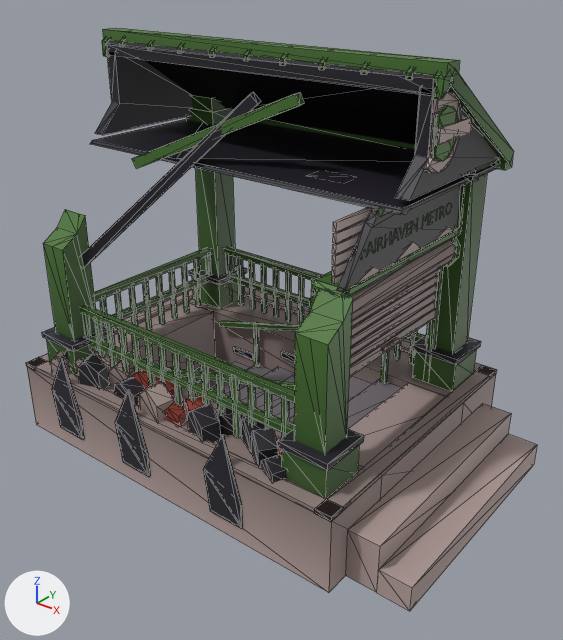
One commit to the glTF model assets/bld.metro-entrance/model.w5.lod1.glb: the scene before it, then after it.
Camera for both pictures: a camera (50 mm lens) standing at (7.55, -8.83, 7.76) and looking at (0.73, -0.31, 2.47). Every picture has the same lights, and +X, +Y and +Z are marked at lower left. The picture after the commit comes second. Mesh edges are drawn as thin lines. Where no turn or scale is listed for an object, it has been applied to the vertices. Vertices at exactly the same position are counted once.

In view in the first picture: 'body_pal_brick', 'body_pal_foliageDark.121', 'body_pal_pantsLight', 'body_pal_sidewalk', 'body_pal_uiDark.005', 'shutter_pal_sidewalk'.
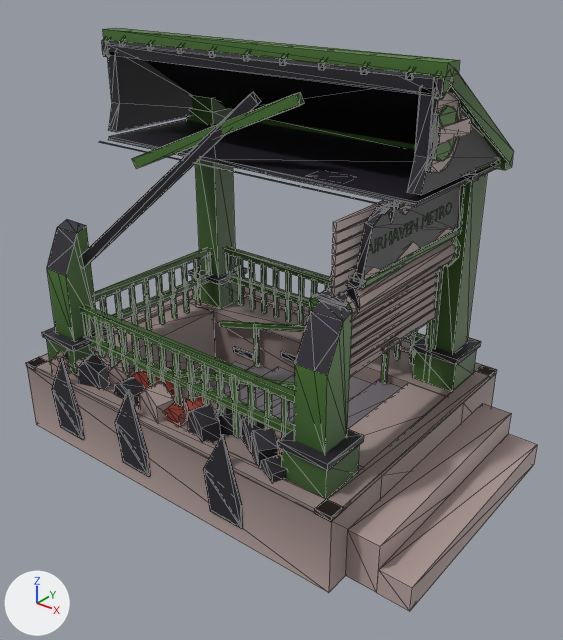
Location of each change, (x1, y1, x2, y2) in pixels of the pictures (563 x 640 px; the box of a moved part takes in the faces that stretch with it):
```json
{"object": "body_pal_foliageDark.121", "change": "reshaped", "before": [43, 28, 514, 499], "after": [46, 28, 514, 499]}
{"part": 1, "of": "me_body_pal_foliagedark_121", "change": "moved or reshaped", "before": [294, 207, 461, 454], "after": [294, 204, 461, 454]}
{"part": 2, "of": "me_body_pal_foliagedark_121", "change": "moved or reshaped", "before": [43, 209, 96, 340], "after": [47, 226, 96, 340]}
{"part": 3, "of": "me_body_pal_foliagedark_121", "change": "edited", "before": [66, 42, 513, 499], "after": [66, 42, 513, 499], "on screen": "looks the same"}
{"part": 4, "of": "me_body_pal_sidewalk", "change": "cut back", "before": [351, 156, 453, 301], "after": [346, 156, 455, 320]}
{"part": 5, "of": "me_body_pal_uidark_005", "change": "cut back", "before": [90, 102, 499, 293], "after": [100, 41, 499, 376]}
{"part": 6, "of": "me_body_pal_uidark_005", "change": "added", "after": [47, 220, 86, 275]}
```

Edits to the scene script, one JSON object a line:
```json
{"block": "me_body_pal_foliagedark_121", "where": "# used by ob_body_pal_foliagedark_121; location = (0.0, 0.0, 0.0)"}
{"op": "remove", "block": "me_body_pal_foliagedark_121", "code": "me_body_pal_foliagedark_121.from_pydata(...)  # 1128 vertices, 1645 faces; spans x -3.1..3.1, y -2.12..2.28, z 0.44..6.48"}
{"op": "add", "block": "me_body_pal_foliagedark_121", "code": "me_body_pal_foliagedark_121.from_pydata(...)  # 1118 vertices, 1510 faces; spans x -3.1..3.1, y -2.12..2.28, z 0.44..6.48"}
{"block": "me_body_pal_foliagedark_121", "change": "me_body_pal_foliagedark_121 part 1: 11 vertices moved from x 2.18..2.71, y -2.0..-0.74, z 3.41..4.78 to x 2.18..2.71, y -2.0..-0.37, z 2.98..4.78; 40 vertices removed from x 2.18..2.8, y -2.0..-0.74, z 3.41..4.78; 49 vertices added at x 2.16..2.8, y -2.0..-0.37, z 2.98..4.78"}
{"block": "me_body_pal_foliagedark_121", "change": "me_body_pal_foliagedark_121 part 2: 2 vertices moved from x -2.3, y -2.0..-1.5, z 3.41..3.85 to x -2.3, y -2.0..-1.5, z 2.98..3.68; 5 vertices removed from x -2.8..-2.3, y -2.0..-1.5, z 3.41..3.85; 5 vertices added at x -2.8..-2.3, y -2.0..-1.5, z 2.98..3.68"}
{"block": "me_body_pal_foliagedark_121", "change": "me_body_pal_foliagedark_121 part 3: 277 kept faces spanning x -3.1..3.1, y -2.12..2.28, z 0.44..6.48 get new vertex colours"}
{"block": "me_body_pal_foliagedark_121", "change": "other edits to the shape of me_body_pal_foliagedark_121 do not show in these pictures"}
{"block": "me_body_pal_sidewalk", "where": "# used by ob_body_pal_sidewalk; location = (0.0, 0.0, 0.0)"}
{"op": "remove", "block": "me_body_pal_sidewalk", "code": "me_body_pal_sidewalk.from_pydata(...)  # 318 vertices, 532 faces; spans x -3.2..4.2, y -2.4..2.4, z 0.0..6.12"}
{"op": "add", "block": "me_body_pal_sidewalk", "code": "me_body_pal_sidewalk.from_pydata(...)  # 349 vertices, 538 faces; spans x -3.2..4.2, y -2.4..2.4, z 0.0..6.12"}
{"block": "me_body_pal_sidewalk", "change": "me_body_pal_sidewalk part 4: 1 vertex moved from x 3.04, y -0.31, z 5.24 to x 3.04, y -0.24, z 5.19; 17 vertices removed from x 2.3..3.04, y -1.47..-0.22, z 3.78..5.33; 48 vertices added at x 2.16..3.04, y -1.45..-0.21, z 3.48..5.32"}
{"block": "me_body_pal_uidark_005", "where": "# used by ob_body_pal_uidark_005; location = (0.0, 0.0, 0.0)"}
{"op": "remove", "block": "me_body_pal_uidark_005", "code": "me_body_pal_uidark_005.from_pydata(...)  # 324 vertices, 508 faces; spans x -3.0..3.01, y -2.43..2.24, z 0.0..6.42"}
{"op": "add", "block": "me_body_pal_uidark_005", "code": "me_body_pal_uidark_005.from_pydata(...)  # 576 vertices, 722 faces; spans x -3.09..3.1, y -2.43..2.24, z 0.0..6.42"}
{"block": "me_body_pal_uidark_005", "change": "me_body_pal_uidark_005 part 5: 12 vertices moved from x -2.98..2.98, y -1.48..-0.62, z 3.87..4.9 to x -2.98..2.98, y -1.1..-0.33, z 3.87..4.9; 10 vertices removed from x -2.95..2.95, y -1.48..-0.7, z 3.87..4.81; 254 vertices added at x -3.09..3.1, y -2.0..-0.2, z 2.98..6.33"}
{"block": "me_body_pal_uidark_005", "change": "me_body_pal_uidark_005 part 6: 8 vertices added at x -2.8..-2.3, y -2.0..-1.5, z 2.98..3.68"}
```
